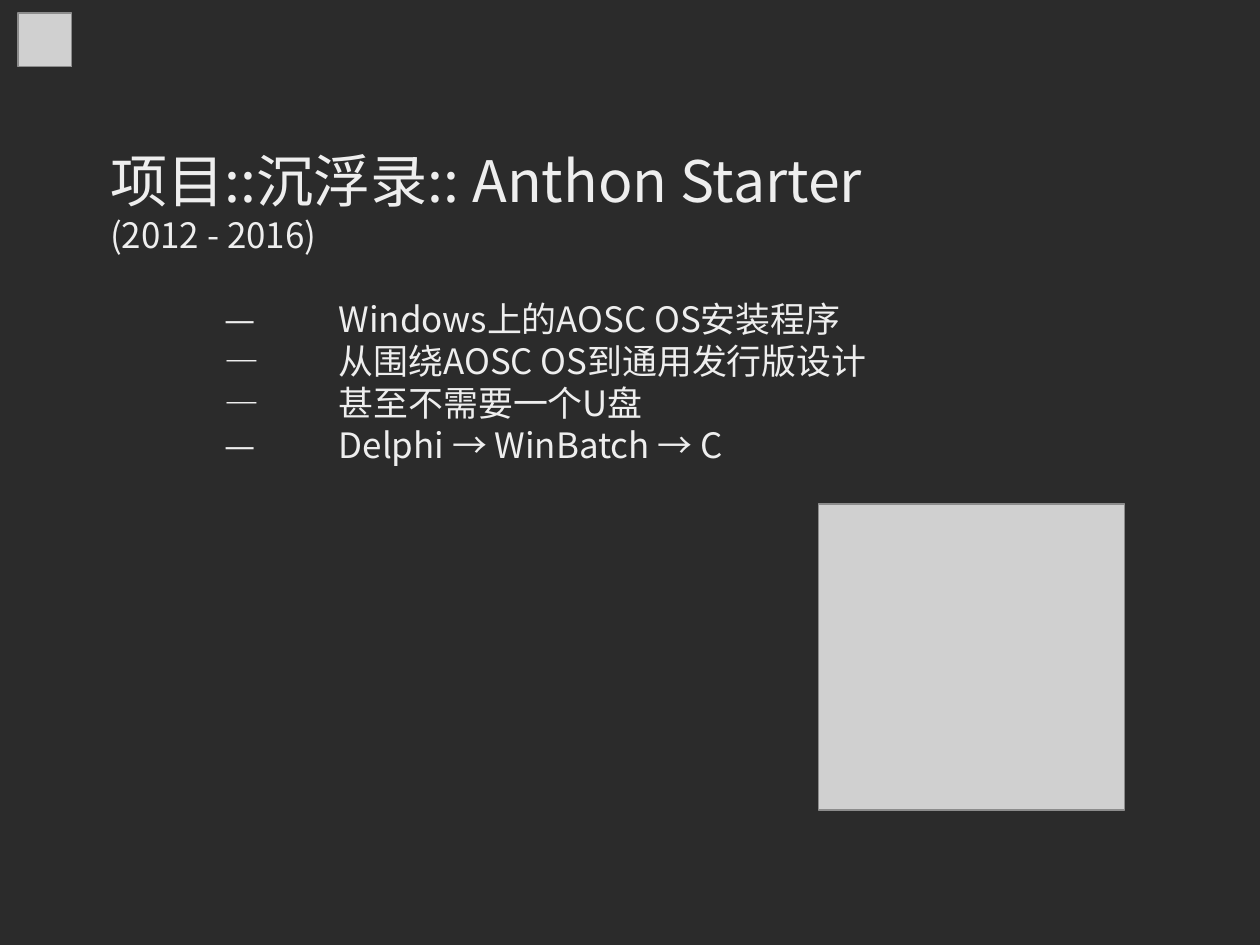
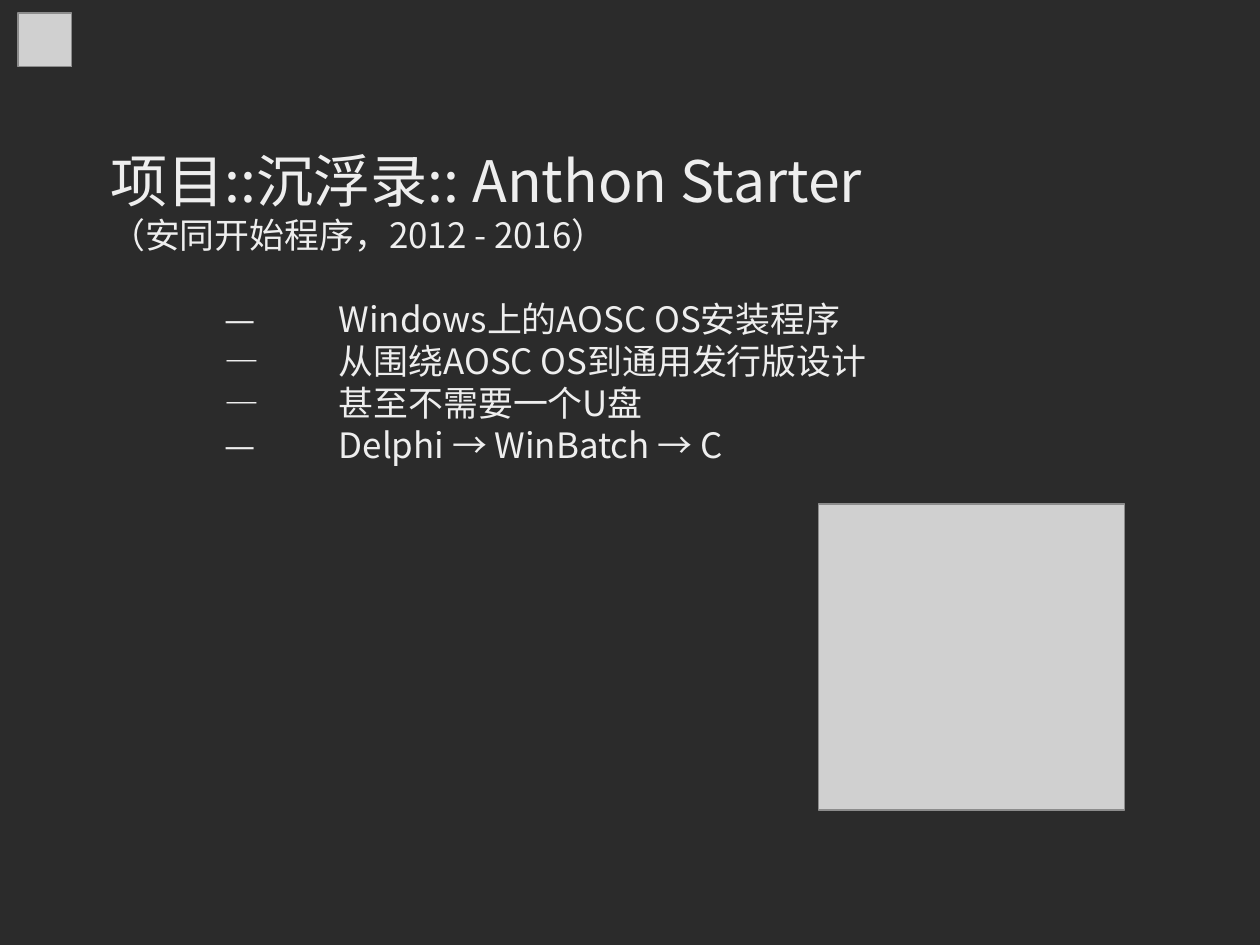
Before and after one commit to MingcongBai/soscon-2018-talk, a slide deck: slide 20 of slide.odp. Drawn at 1260x945 pixels with LibreOffice and Linux fonts; fonts in the diff are those of the drawing; grey boxes stand for pictures; background and template pictures are left out; a plain dark background stands for a picture behind light text. Boxes give left, top, right and bottom in pixels: in the first picture for what was removed or moved away, otherwise in the second. Text is boxed around its words. In the diff, an @@ line names an element or a change of style, - is before the commit and + after.

```diff
--- a/slide.odp
+++ b/slide.odp
@@ text at (x1=110, y1=218, x2=606, y2=252): text changed @@
-(2012 - 2016)
+（安同开始程序，2012 - 2016）
```
Also in this commit, not shown: 3 other slides changed.
